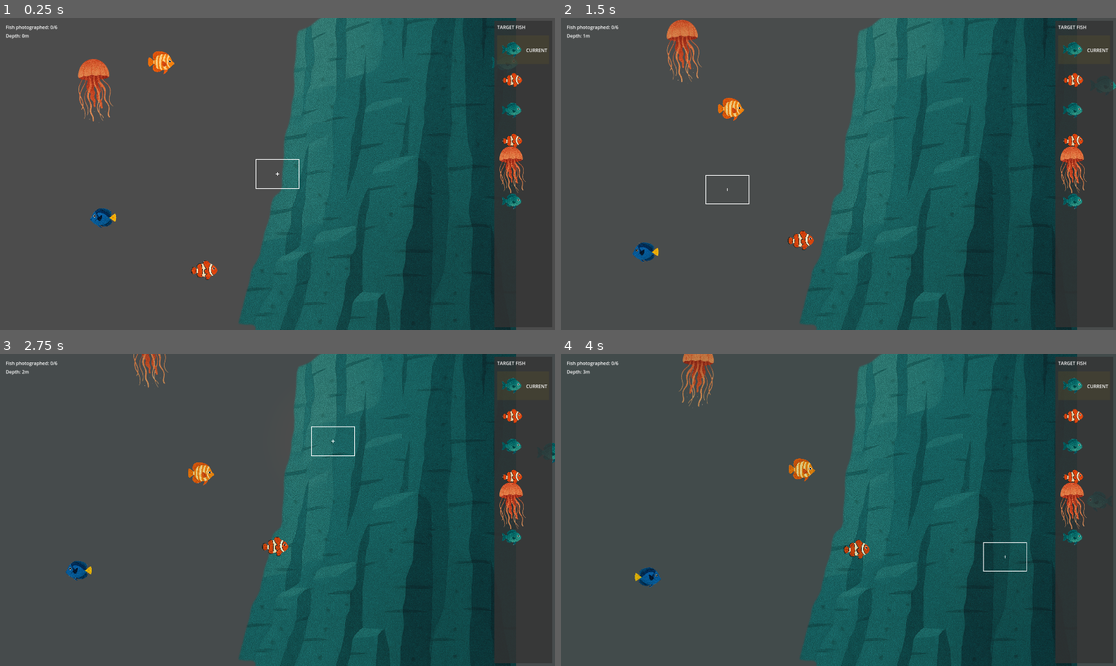
Above: before the commit, frames 1-4 (two rows, left to right).
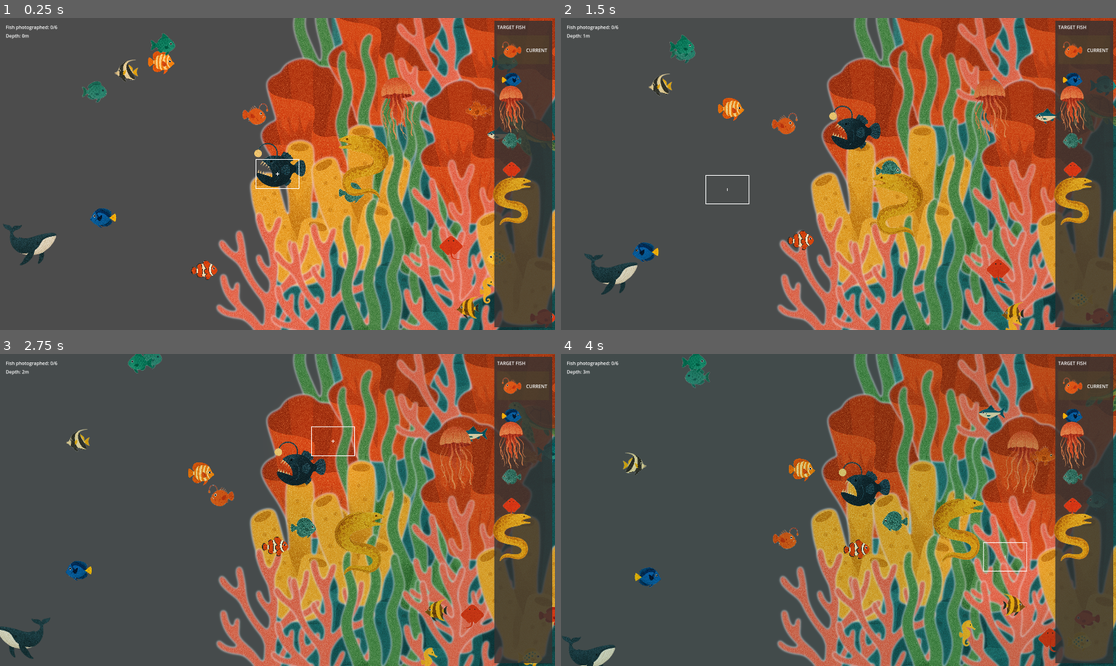
Above: after the commit, the same moments.

Repository: awlego/DepthPerception
Game: Godot game, scene res://main.tscn
Same seed, same stepped clock (60 frames per second), same inputs: the game is played once before the commit and once after it.
Inputs (mouse positions are in pixels of both pictures, inside the frame that each line leads up to):
- Up to frame 1 (0.25 s): no input
- Up to frame 2 (1.5 s): tap Enter at 0.5 s; move the mouse to (960, 158) at 0.52 s; hold Right 0.53-1.28 s; tap F at 0.6, 1.35 s; click (960, 158) at 0.67 s; move the mouse to (727, 189) at 1.27 s; hold Down from 1.28 s (still down)
- Up to frame 3 (2.75 s): move the mouse to (333, 441) at 2.02 s; release Down at 2.03 s; hold Right from 2.03 s (still down); tap F at 2.1 s
- Up to frame 4 (4 s): move the mouse to (810, 572) at 2.77 s; release Right at 2.78 s; hold Up 2.78-3.53 s; tap F at 2.85, 3.6 s; click (810, 572) at 2.92 s; move the mouse to (1005, 556) at 3.52 s; hold Left from 3.53 s (still down)

The runs differ from the first frame. In frame 1, 49% of the frame differs, in the area x 0-100%, y 0-100%; in frame 2, 49%; in frame 3, 48%; in frame 4, 48%.

Commit message:
adding more fish and coral

Diff:
--- a/main.gd
+++ b/main.gd
@@ -53,7 +53,7 @@
 	setup_background_music()
 
 	# Dynamically load all fish from the fish directory
-	fish_types = load_fish_from_directory("res://assets/fish/")
+	fish_types = load_fish_list()
 	print("Loaded " + str(fish_types.size()) + " fish types")
 
 	# Create fish
@@ -430,30 +430,28 @@
 	parallax_bg.add_child(fore_layer)
 
 # Add this new function to load all fish PNGs
-func load_fish_from_directory(path):
-	# var fish_list = []
-	# var dir = DirAccess.open(path)
-
-	# if dir:
-	# 	dir.list_dir_begin()
-	# 	var file_name = dir.get_next()
-
-	# 	while file_name != "":
-	# 		# Only add PNG files
-	# 		if file_name.ends_with(".png"):
-	# 			fish_list.append(path + file_name)
-	# 		file_name = dir.get_next()
-
-	# 	dir.list_dir_end()
-	# else:
-	# 	print("Error: Could not open fish directory at " + path)
-
-
+func load_fish_list():
 	var fish_list = [
 		"res://assets/fish/fish1.png",
 		"res://assets/fish/fish2.png",
 		"res://assets/fish/fish3.png",
 		"res://assets/fish/fish4.png",
-		"res://assets/fish/jellyfish1.png"
+		"res://assets/fish/fish5.png",
+		"res://assets/fish/fish6.png",
+		"res://assets/fish/fish7.png",
+		"res://assets/fish/fish8.png",
+		"res://assets/fish/fish9.png",
+		"res://assets/fish/fish10.png",
+		"res://assets/fish/fish11.png",
+		"res://assets/fish/fish12.png",
+		"res://assets/fish/fish13.png",
+		"res://assets/fish/jellyfish1.png",
+		"res://assets/fish/angler2.png",
+		"res://assets/fish/anglerfish.png",
+		"res://assets/fish/eel.png",
+		"res://assets/fish/ray1.png",
+		"res://assets/fish/seahorse.png",
+		"res://assets/fish/turtle.png",
+		"res://assets/fish/whale.png",
 	]
 	return fish_list
--- a/main.tscn
+++ b/main.tscn
@@ -1,11 +1,80 @@
-[gd_scene load_steps=3 format=3 uid="uid://cndgvotnxaubi"]
+[gd_scene load_steps=7 format=3 uid="uid://cndgvotnxaubi"]
 
 [ext_resource type="Script" uid="uid://cpd0vlk6mtkfo" path="res://main.gd" id="1_yo5ah"]
 [ext_resource type="Texture2D" uid="uid://mtepy7yeppvv" path="res://assets/background-objs/big-rock1.png" id="2_hctdv"]
+[ext_resource type="Texture2D" uid="uid://cl122etaaq1f3" path="res://assets/background-objs/coral1.png" id="3_7mycd"]
+[ext_resource type="Texture2D" uid="uid://byp0hmdtugf0i" path="res://assets/background-objs/coral2.png" id="4_272bh"]
+[ext_resource type="Texture2D" uid="uid://bjpn8h712nygl" path="res://assets/background-objs/coral3.png" id="5_5vw27"]
+[ext_resource type="Texture2D" uid="uid://x4mup0nxnjit" path="res://assets/background-objs/coral4.png" id="6_kek77"]
 
 [node name="Main" type="Node2D"]
 script = ExtResource("1_yo5ah")
 
 [node name="Node2D" type="Sprite2D" parent="."]
-position = Vector2(1273, 563)
+position = Vector2(1499, 493)
+scale = Vector2(1.37402, 1.35612)
 texture = ExtResource("2_hctdv")
+
+[node name="Coral1" type="Sprite2D" parent="."]
+position = Vector2(1158, 14)
+texture = ExtResource("3_7mycd")
+
+[node name="Coral2" type="Sprite2D" parent="."]
+position = Vector2(1103, 389)
+texture = ExtResource("4_272bh")
+
+[node name="Coral3" type="Sprite2D" parent="."]
+position = Vector2(1038, 675)
+texture = ExtResource("5_5vw27")
+
+[node name="Coral4" type="Sprite2D" parent="."]
+position = Vector2(929, 947)
+texture = ExtResource("6_kek77")
+
+[node name="Coral5" type="Sprite2D" parent="."]
+position = Vector2(1333, 125)
+texture = ExtResource("4_272bh")
+
+[node name="Coral6" type="Sprite2D" parent="."]
+position = Vector2(1304, 359)
+texture = ExtResource("3_7mycd")
+
+[node name="Coral7" type="Sprite2D" parent="."]
+position = Vector2(1250, 621)
+texture = ExtResource("5_5vw27")
+
+[node name="Coral8" type="Sprite2D" parent="."]
+position = Vector2(1118, 985)
+texture = ExtResource("6_kek77")
+
+[node name="Coral9" type="Sprite2D" parent="."]
+position = Vector2(1545, 198)
+texture = ExtResource("6_kek77")
+
+[node name="Coral10" type="Sprite2D" parent="."]
+position = Vector2(1480, 592)
+texture = ExtResource("3_7mycd")
+
+[node name="Coral11" type="Sprite2D" parent="."]
+position = Vector2(1321, 929)
+texture = ExtResource("3_7mycd")
+
+[node name="Coral12" type="Sprite2D" parent="."]
+position = Vector2(1781, 156)
+texture = ExtResource("4_272bh")
+
+[node name="Coral13" type="Sprite2D" parent="."]
+position = Vector2(1653, 464)
+texture = ExtResource("4_272bh")
+
+[node name="Coral14" type="Sprite2D" parent="."]
+position = Vector2(1595, 765)
+texture = ExtResource("6_kek77")
+
+[node name="Coral15" type="Sprite2D" parent="."]
+position = Vector2(1563, 996)
+texture = ExtResource("6_kek77")
+
+[node name="Coral16" type="Sprite2D" parent="."]
+position = Vector2(1819, 811)
+texture = ExtResource("5_5vw27")
